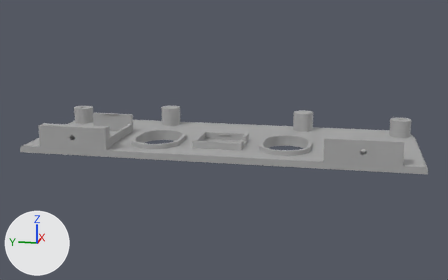
The glTF model modell/teile/e2_platte_vorne.glb as it was, and as the next commit left it.
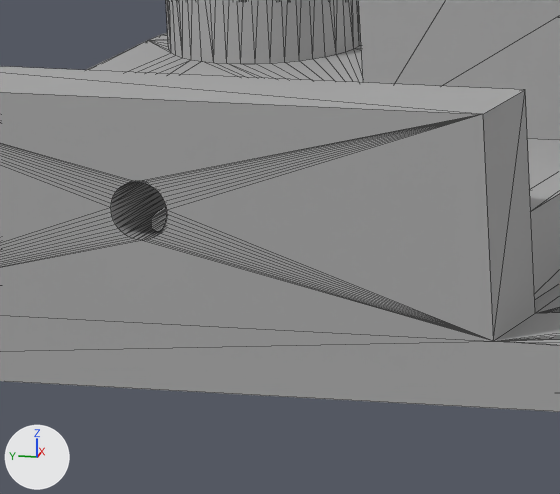
Each version is shown whole from a camera (50 mm lens) standing at (-195.1, -56.3, 131.7) and looking at (90.3, 0.8, 60.3), then close up on the part from 13% to 25% of the width and 42% to 59% of the height. Every picture has the same lights, and +X, +Y and +Z are marked at lower left. The last two pictures show the newer version. The close-ups show mesh edges as thin lines. Vertices at exactly the same position are counted once.

Script lines for the objects in view, before the commit:
```python
me_farbe_0 = bpy.data.meshes.new('farbe_0')
me_farbe_0.from_pydata(...)  # 1528 vertices, 3068 faces; spans x 58.0..125.0, y -90.0..90.0, z 58.0..71.0
me_farbe_0.materials.append(mat_farbe_0)  # grey #aaaaaa
ob_farbe_0 = bpy.data.objects.new('farbe_0', me_farbe_0)
ob_farbe_0.location = (0.0, 0.0, 0.0)
```
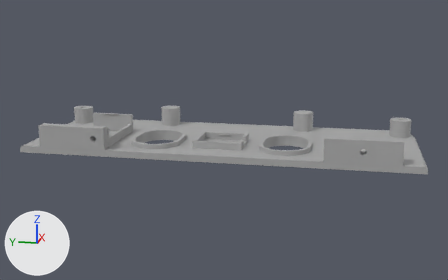
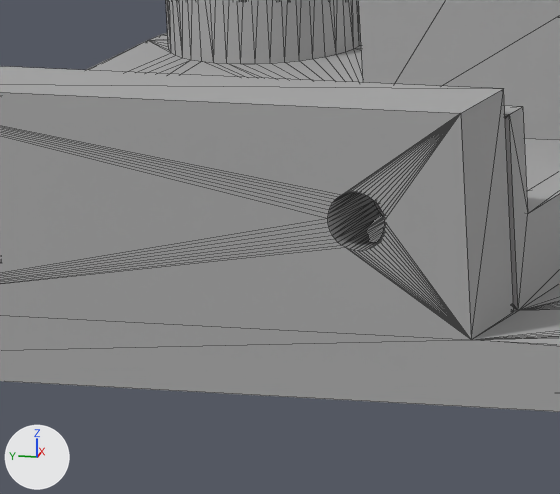
Boxes [x1, y1, x2, y2] around the edits, measured in the close-ups (560 x 494 px; the box of a moved part takes in the faces that stretch with it):
part 1 of me_farbe_0, moved or reshaped: before [0, 143, 167, 267]; after [0, 114, 518, 311]
part 2 of me_farbe_0, moved or reshaped: [0, 69, 560, 355] in both

Edits to the bpy script that builds the scene:
```text
Change me_farbe_0:
    where me_farbe_0.from_pydata(...)  # 1528 vertices, 3068 faces; spans x 58.0..125.0, y -90.0..90.0, z 58.0..71.0
    used by ob_farbe_0; location = (0.0, 0.0, 0.0)
    me_farbe_0 part 1: all 168 vertices in x 58.0..64.0, y 63.0..65.0, z 65.0..67.0 are moved by (0.0, -10.0, 0.0)
    me_farbe_0 part 2: all 4 vertices in x 58.0..63.0, y 48.0, z 61.0..71.0 are moved by (0.0, 1.0, 0.0)
```
